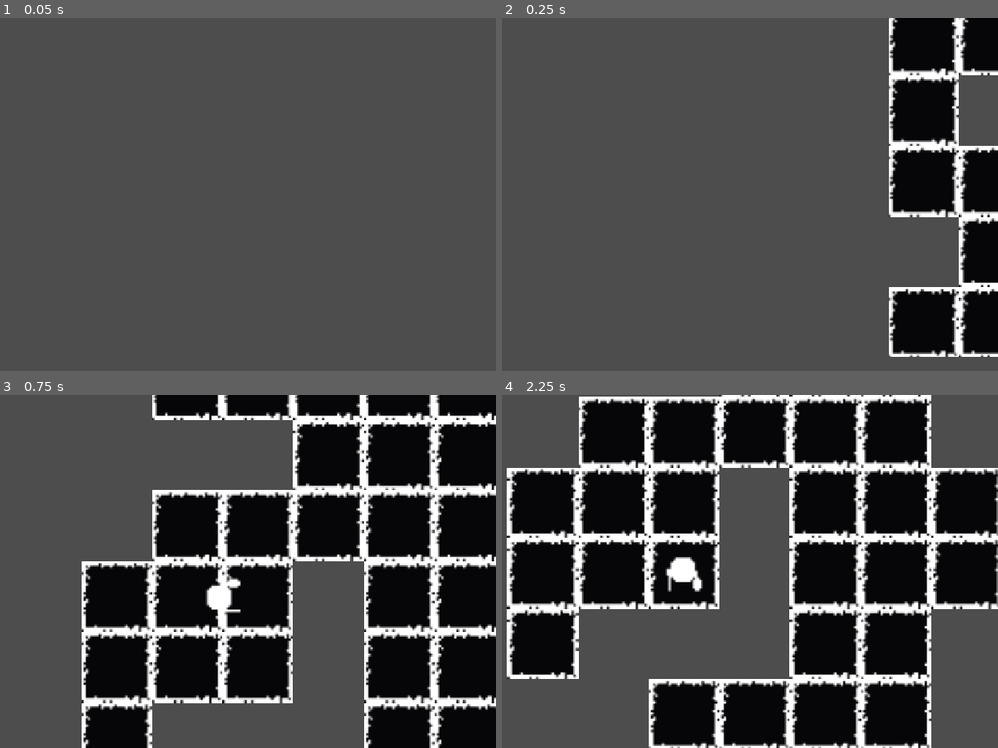
Above: before the commit, frames 1-4 (two rows, left to right).
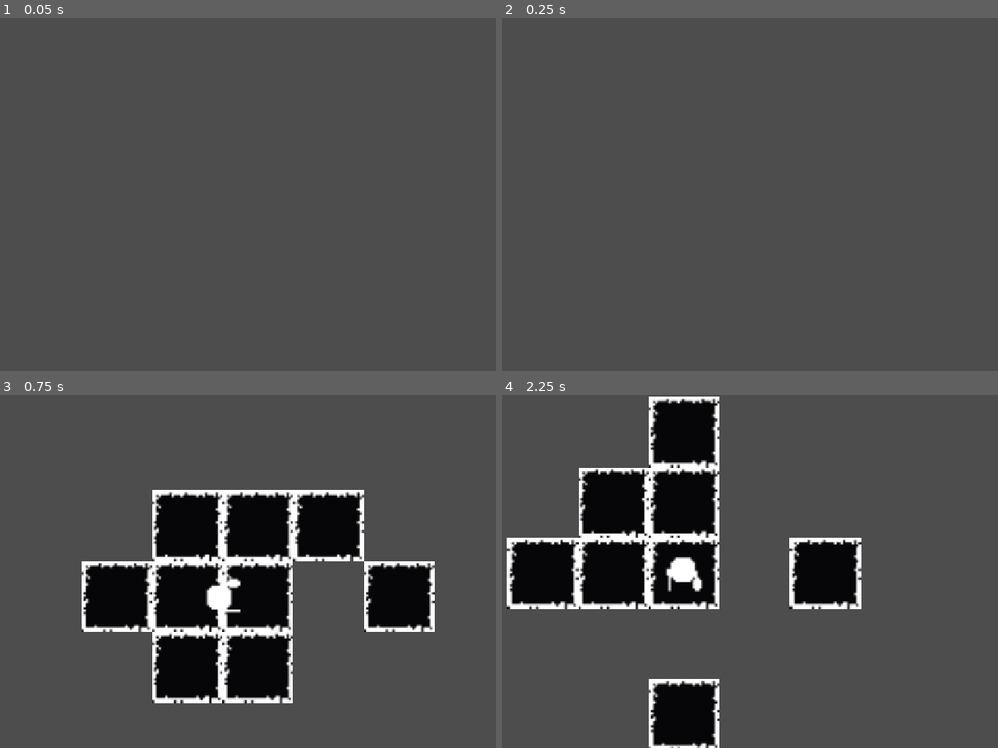
Above: after the commit, the same moments.

Repository: raysilent7/dot-adventures
Game: Godot game, scene res://board/objects/board.tscn
Two runs of this game, one before a commit and one after it. Both use one fixed random seed, a clock stepped at 60 frames per second and the inputs below.
Inputs:
- Up to frame 1 (0.05 s): no input
- Up to frame 2 (0.25 s): no input
- Up to frame 3 (0.75 s): hold D (right) from 0.53 s (still down)
- Up to frame 4 (2.25 s): release D (right) at 1.28 s; hold S (down) 1.28-2.03 s; hold D (right) from 2.03 s (still down)

Frame 1 is identical in both runs. In frame 2, 16% of the frame differs, in the area x 78-100%, y 0-96%; in frame 3, 33%; in frame 4, 44%, in the area x 0-100%, y 0-100%.

Commit message:
criando fog
criando sistema de "fog of war" para manter o mapa escondido e revelar apenas uma area ao redor do jogador

Diff:
--- a/board/scripts/board.gd
+++ b/board/scripts/board.gd
@@ -1,13 +1,14 @@
 extends Node2D
-
 
 @export var tileTexture: Texture2D
 @onready var player: Node2D = $player
 @onready var tiles: Node2D = $tiles
 
+var visionRadius: int = 2
 var tileSize: int = 32
 var numTiles: int = 200
 var map = {}
+var tileSprites = {}
 var boundary = []
 var directions = [Vector2(1,0), Vector2(-1,0), Vector2(0,1), Vector2(0,-1)]
 var drawnTiles = []
@@ -48,8 +49,20 @@
 		tile.position = pos * tileSize + GameState.offset + GameState.diff
 		tiles.add_child(tile)
 		drawnTiles.append(pos)
+		tileSprites[pos] = tile
 
 func spawnPlayer():
 	var randomPos = drawnTiles[randi() % drawnTiles.size()]
 	player.position = randomPos * tileSize + GameState.offset + GameState.diff
 	player.setCurrentTile(randomPos)
+	updateVisibility(randomPos)
+
+func updateVisibility(playerTile: Vector2):
+	for pos in drawnTiles:
+		var dist = pos.distance_to(playerTile)
+		var sprite = tileSprites[pos]
+
+		if dist <= visionRadius:
+			sprite.visible = true
+		else:
+			sprite.visible = false
--- a/player/scripts/player.gd
+++ b/player/scripts/player.gd
@@ -33,8 +33,10 @@
 func move(dir: Vector2):
 	var target = currentTile + dir
 	if map.has(target):
+		var board = get_tree().current_scene
 		isMoving = true
 		currentTile = target
+		board.updateVisibility(currentTile)
 		turnSprite(dir)
 		var targetCalc = currentTile * tileSize + GameState.offset + GameState.diff
 		var tween = create_tween()
@@ -51,6 +53,5 @@
 	elif dir == Vector2(1, 0):
 		sprite.rotation_degrees = 0
 
-
 func setCurrentTile(tile: Vector2):
 	currentTile = tile
